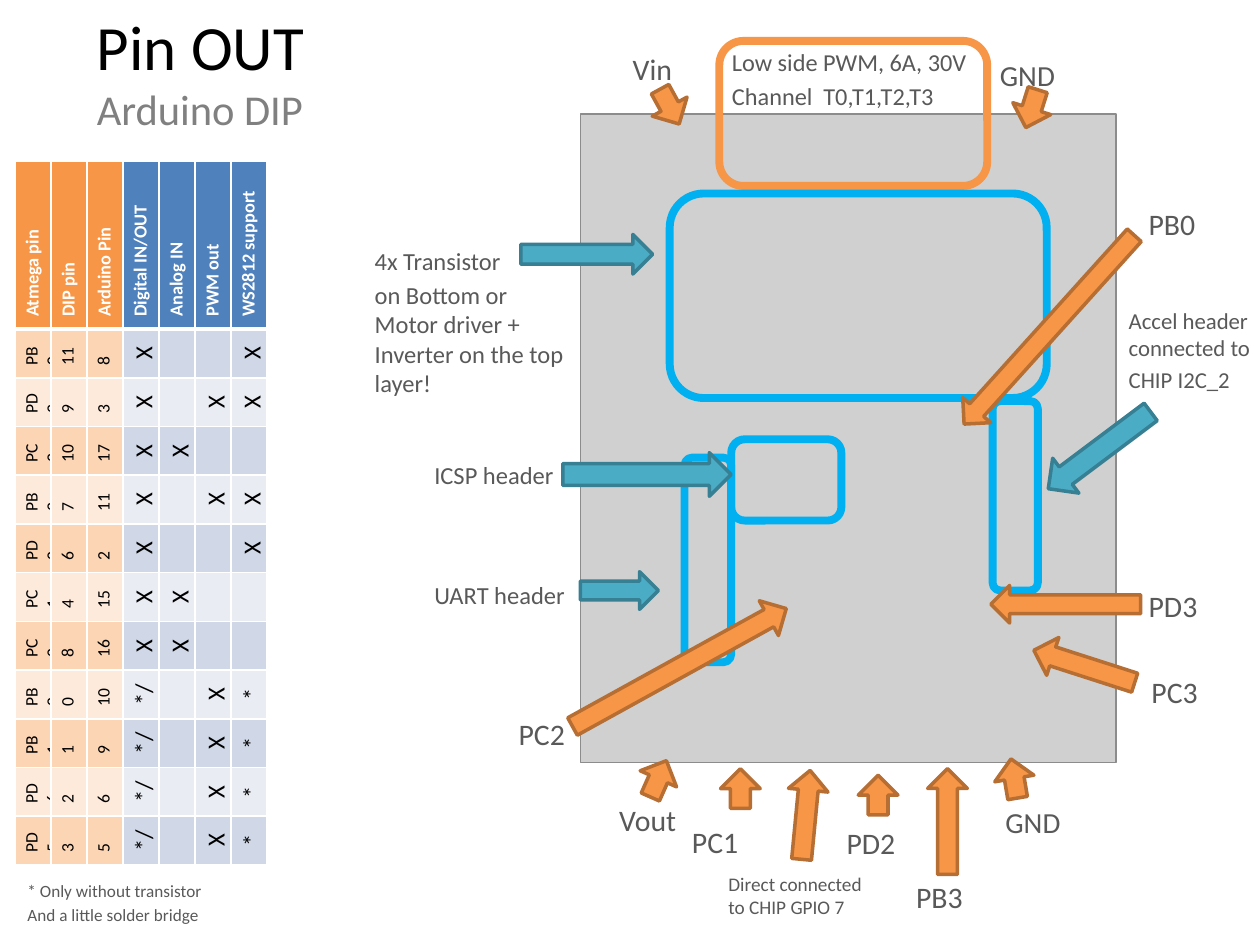
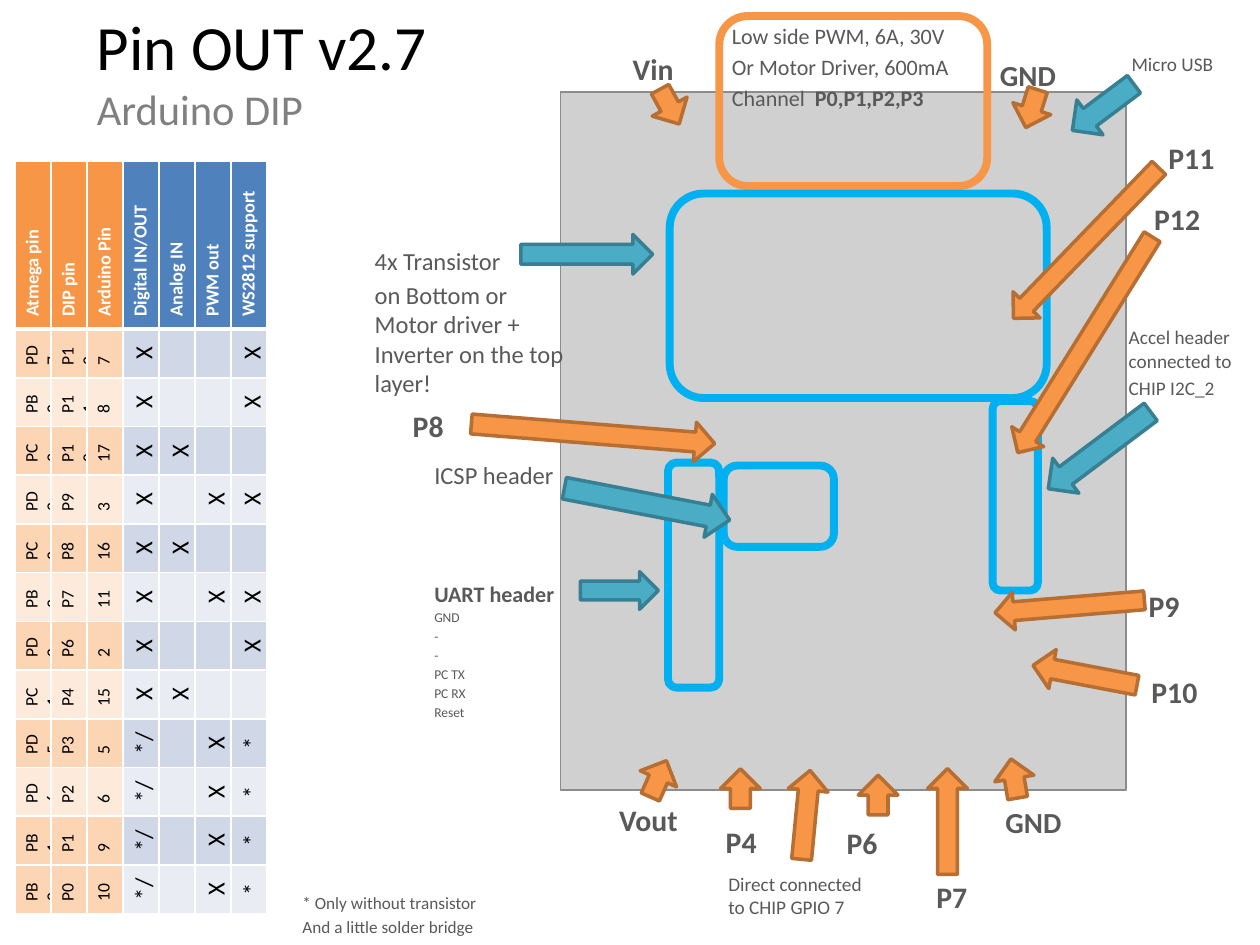
Before and after one commit to KoljaWindeler/CHIP_SALSA, a slide deck: slide 1 of docs/hdd.pptx. Drawn at 1260x945 pixels with LibreOffice and Linux fonts; fonts in the diff are those of the drawing; grey boxes stand for pictures. Boxes give left, top, right and bottom in pixels: in the first picture for what was removed or moved away, otherwise in the second. Text is boxed around its words. In the diff, an @@ line names an element or a change of style, - is before the commit and + after.

```diff
--- a/docs/hdd.pptx
+++ b/docs/hdd.pptx
@@ title at <box>97,26,426,125</box>: text changed; size 24.3 to 36 pt; text colour #808080 to #000000 @@
-Pin OUT
-Arduino DIP
+Pin OUT v2.7
+Arduino DIP
@@ rounded rectangle: place and size @@
-rounded rectangle at <box>719,40,988,185</box>
+rounded rectangle at <box>719,16,988,186</box>
@@ text "Low side PWM, 6A, 30V": place and size @@
-text "Low side PWM, 6A, 30V" at <box>732,54,966,108</box>
+text "Low side PWM, 6A, 30V" at <box>732,25,948,109</box>
@@ text at <box>732,25,945,47</box>: size 13.9 to 12.6 pt in "Low side PWM, 6A, 30V" @@
@@ text added at <box>1132,58,1213,71</box>, 11 pt, text #595959 @@
+Micro USB
@@ text at <box>732,60,948,109</box>: text changed; size 13.9 to 12.6 pt @@
-Channel T0,T1,T2,T3
+Or Motor Driver, 600mA
+Channel P0,P1,P2,P3
@@ down arrow added at <box>1059,67,1147,148</box>, fill #4BACC6, outline #377F92 2 pt @@
@@ picture: place and size @@
-picture at <box>581,113,1116,762</box>
+picture at <box>561,92,1126,790</box>
@@ text added at <box>1168,149,1214,169</box>, 17 pt, text #595959, bold @@
+P11
@@ table at <box>15,161,271,914</box> @@
-row 2: PB0 | 11 | 8 | X |  |  | X
-row 3: PD3 | 9 | 3 | X |  | X | X
-row 4: PC3 | 10 | 17 | X | X |  | 
-row 5: PB3 | 7 | 11 | X |  | X | X
-row 6: PD2 | 6 | 2 | X |  |  | X
-row 7: PC1 | 4 | 15 | X | X |  | 
-row 8: PC2 | 8 | 16 | X | X |  | 
-row 9: PB2 | 0 | 10 | */X |  | X | *
-row 10: PB1 | 1 | 9 | */X |  | X | *
-row 11: PD6 | 2 | 6 | */X |  | X | *
-row 12: PD5 | 3 | 5 | */X |  | X | *
+row 2: PD7 | P12 | 7 | X |  |  | X
+row 3: PB0 | P11 | 8 | X |  |  | X
+row 4: PC3 | P10 | 17 | X | X |  | 
+row 5: PD3 | P9 | 3 | X |  | X | X
+row 6: PC2 | P8 | 16 | X | X |  | 
+row 7: PB3 | P7 | 11 | X |  | X | X
+row 8: PD2 | P6 | 2 | X |  |  | X
+row 9: PC1 | P4 | 15 | X | X |  | 
+row 10: PD5 | P3 | 5 | */X |  | X | *
+row 11: PD6 | P2 | 6 | */X |  | X | *
+row 12: PB1 | P1 | 9 | */X |  | X | *
+row 13: PB2 | P0 | 10 | */X |  | X | *
@@ down arrow added at <box>1000,155,1172,332</box>, fill #F79646, outline #B76F34 2 pt @@
@@ down arrow at <box>1002,227,1168,463</box>: rotation 42 to 31 degrees @@
@@ text at <box>1154,210,1200,237</box>: text changed; bold on @@
-PB0
+P12
@@ text "Accel header connected to": place and size @@
-text "Accel header connected to" at <box>1129,313,1250,391</box>
+text "Accel header connected to" at <box>1129,330,1231,398</box>
@@ text "Accel header connected to" at <box>1129,330,1231,398</box>: size 12.9 to 11 pt @@
@@ text added at <box>413,416,444,437</box>, 17 pt, text #595959, bold @@
+P8
@@ down arrow at <box>469,404,716,463</box>: rotation 241 to 274 degrees @@
@@ down arrow at <box>560,466,734,542</box>: rotation 270 to 280 degrees @@
@@ rounded rectangle: place and size @@
-rounded rectangle at <box>684,457,731,662</box>
+rounded rectangle at <box>668,462,719,688</box>
@@ rounded rectangle: place and size @@
-rounded rectangle at <box>731,440,840,522</box>
+rounded rectangle at <box>723,465,833,547</box>
@@ text at <box>434,586,555,602</box>: size 14 to 12.6 pt, bold on in "UART header" @@
@@ down arrow at <box>993,582,1146,632</box>: rotation 90 to 85 degrees @@
@@ text at <box>1149,597,1180,617</box>: text changed; bold on @@
-PD3
+P9
@@ text at <box>434,613,465,717</box>: paragraphs added @@
+GND
+-
+-
+PC TX
+PC RX
+Reset
@@ down arrow at <box>1029,646,1140,704</box>: rotation 107 to 100 degrees @@
@@ text at <box>1151,683,1197,703</box>: text changed; bold on @@
-PC3
+P10
@@ text removed at <box>519,725,565,745</box> @@
-PC2
@@ bold on in 4 elements at <box>633,59,674,87</box>, <box>1000,67,1056,93</box>, <box>619,811,678,831</box>, <box>1005,814,1061,833</box> @@
@@ text at <box>726,833,757,853</box>: text changed; bold on @@
-PC1
+P4
@@ text at <box>847,833,878,854</box>: text changed; bold on @@
-PD2
+P6
@@ text "* Only without transistor": place and size @@
-text "* Only without transistor" at <box>27,885,202,924</box>
+text "* Only without transistor" at <box>302,897,477,936</box>
@@ text at <box>936,888,967,908</box>: text changed; bold on @@
-PB3
+P7
```
Also in this commit, not shown: 1 other slide changed, 1 other file.
